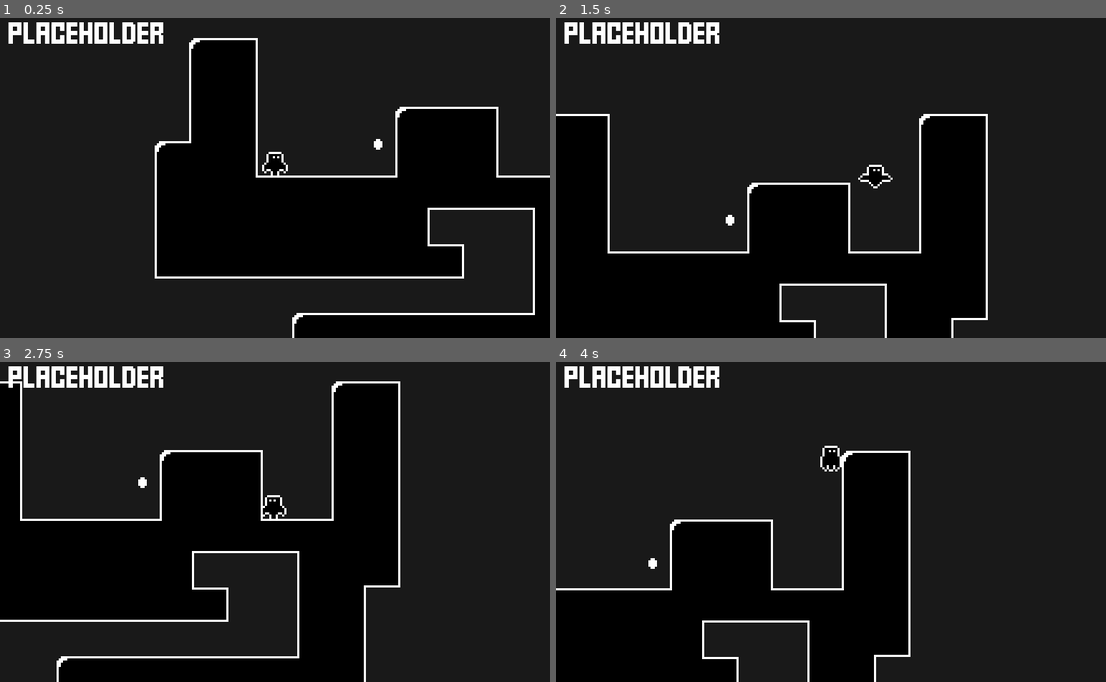
Above: before the commit, frames 1-4 (two rows, left to right).
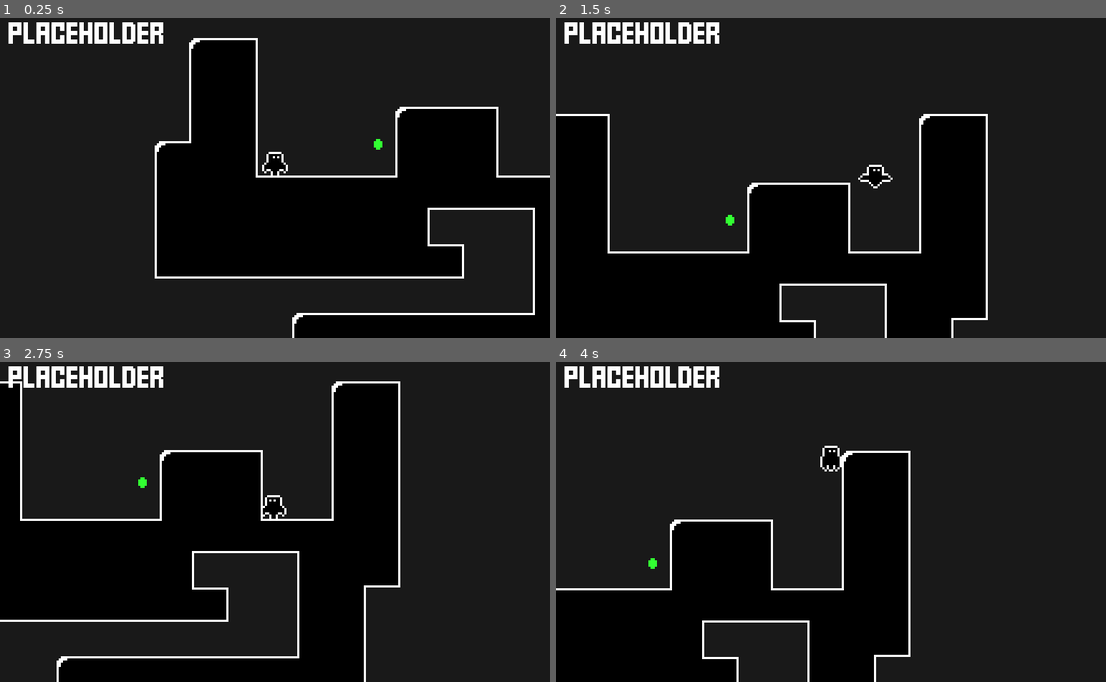
Above: after the commit, the same moments.

Repository: kylehorton33/1bit-platformer
Game: Godot game, scene res://src/World.tscn
Two runs of this game, one before a commit and one after it. Both use one fixed random seed, a clock stepped at 60 frames per second and the inputs below.
Inputs:
- Up to frame 1 (0.25 s): no input
- Up to frame 2 (1.5 s): hold Right (ui_right) from 0.53 s (still down); tap Space (jump) at 0.77 s
- Up to frame 3 (2.75 s): tap Space (jump) at 1.52 s; release Right (ui_right) at 2.03 s; hold Left (ui_left) from 2.03 s (still down)
- Up to frame 4 (4 s): release Left (ui_left) at 2.78 s; hold Right (ui_right) from 2.78 s (still down); tap Space (jump) at 3.02, 3.77 s

The runs differ from the first frame. In frame 1, less than 0.1% of the frame differs, in the area x 67-70%, y 37-42%; in frame 2, less than 0.1%; in frame 3, less than 0.1%; in frame 4, less than 0.1%.

Commit message:
collectible is green

Diff:
--- a/src/Collectible/Collectible.tscn
+++ b/src/Collectible/Collectible.tscn
@@ -38,6 +38,7 @@
 radius = 16.0
 
 [node name="Collectible" type="Node2D"]
+modulate = Color( 0.2, 1, 0.2, 1 )
 
 [node name="AnimationPlayer" type="AnimationPlayer" parent="."]
 root_node = NodePath("../Sprite")
